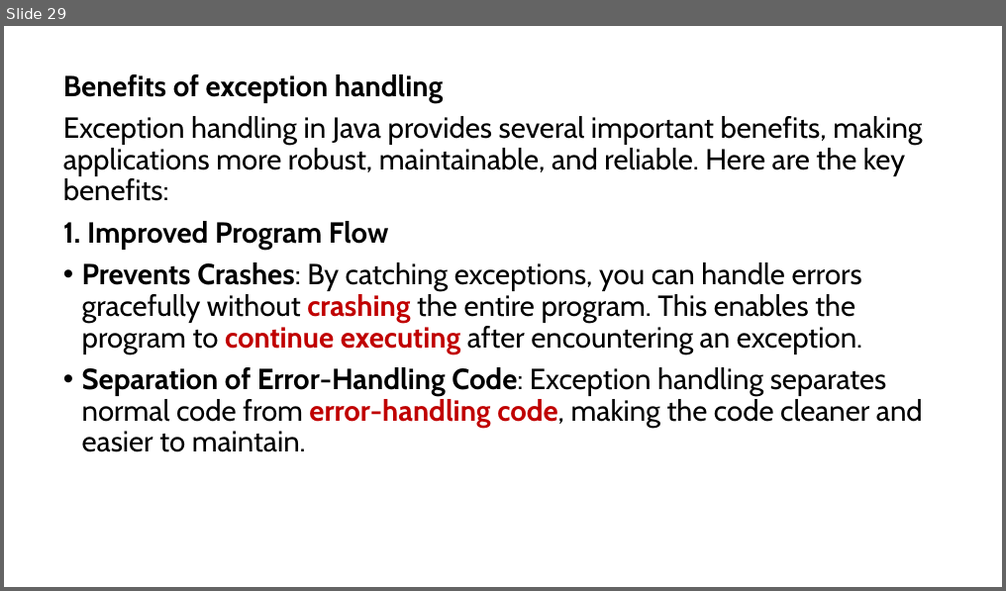
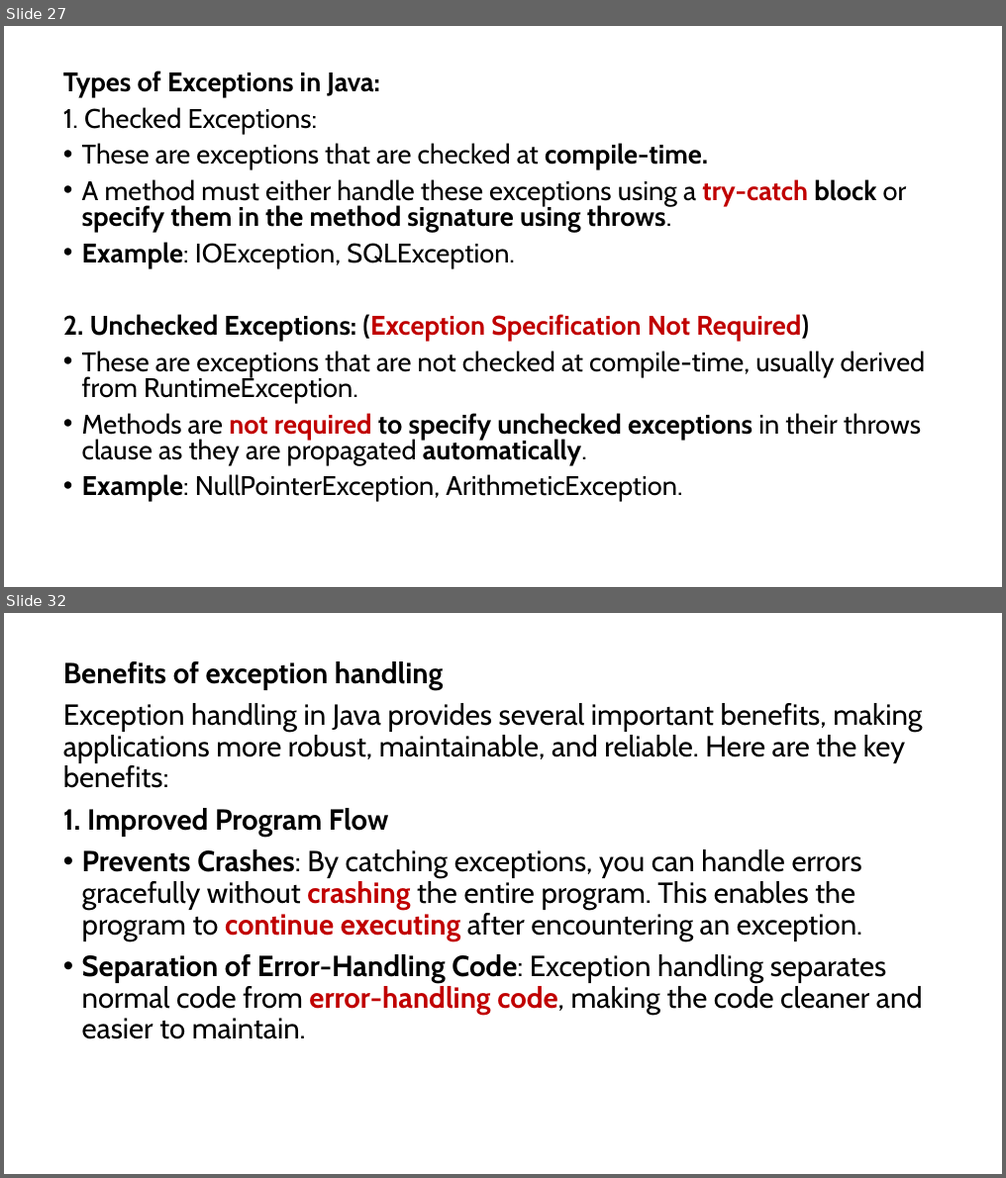
Before and after one commit to PRAMOD-VISHNU-NAIK/MCA-2nd-Sem-Shridevi-College, a slide deck: Theory Class-Notes/Complete Syllabus and Notes/Module-4 Exception Handling.pptx. Shown one above the other, each under a label of ours: slide 29 before the commit, slides 27 and 32 after it; the slides between them are not shown. The pictures are 1006x591 and 1006x1178 pixels, drawn with LibreOffice and Linux fonts; fonts in the diff are those of the drawing. Boxes give left, top, right and bottom in pixels: in the first picture for what was removed or moved away, otherwise in the second. Text is boxed around its words. In the diff, an @@ line names an element or a change of style, - is before the commit and + after.

```diff
--- a/Theory Class-Notes/Complete Syllabus and Notes/Module-4 Exception Handling.pptx
+++ b/Theory Class-Notes/Complete Syllabus and Notes/Module-4 Exception Handling.pptx
@@ slide 27 added at [4, 26, 1002, 587], background #FFFFFF @@
@@ text added at [63, 71, 926, 502], 25.9 pt, text #000000 @@
+Types of Exceptions in Java:
+1. Checked Exceptions:
+• These are exceptions that are checked at compile-time.
+• A method must either handle these exceptions using a try-catch block or specify them in the method signature using throws.
+• Example: IOException, SQLException.
+2. Unchecked Exceptions: (Exception Specification Not Required)
+• These are exceptions that are not checked at compile-time, usually derived from RuntimeException.
+• Methods are not required to specify unchecked exceptions in their throws clause as they are propagated automatically.
+• Example: NullPointerException, ArithmeticException.
@@ what was slide 29 is now slide 32 @@
```
Also in this commit, not shown: 2 slides changed, 6 other slides added, 4 slides removed, 2 other files.
